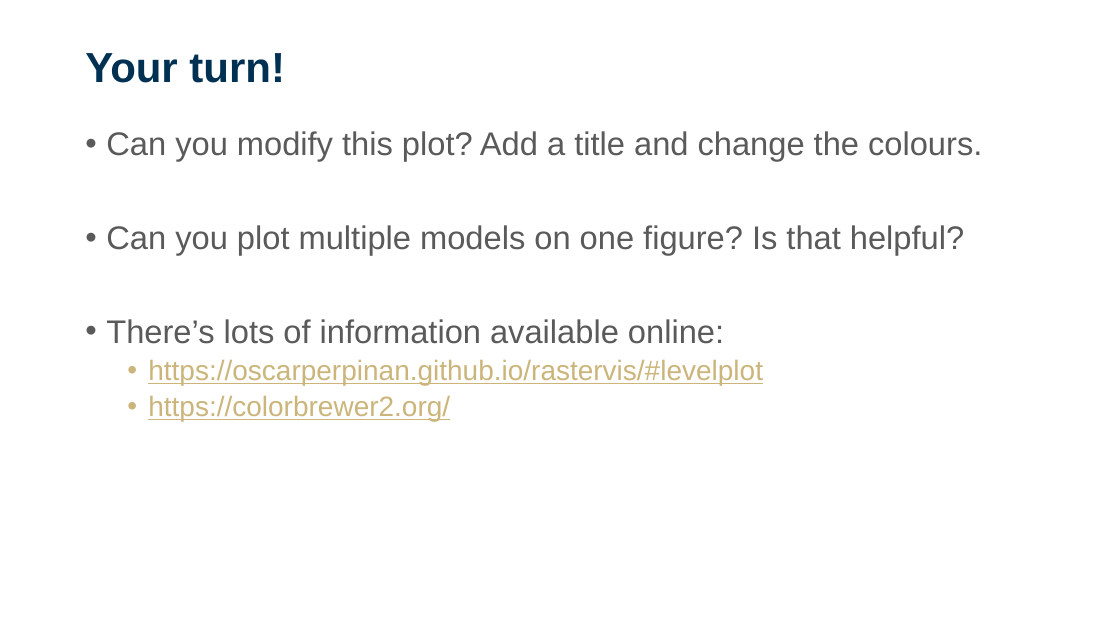
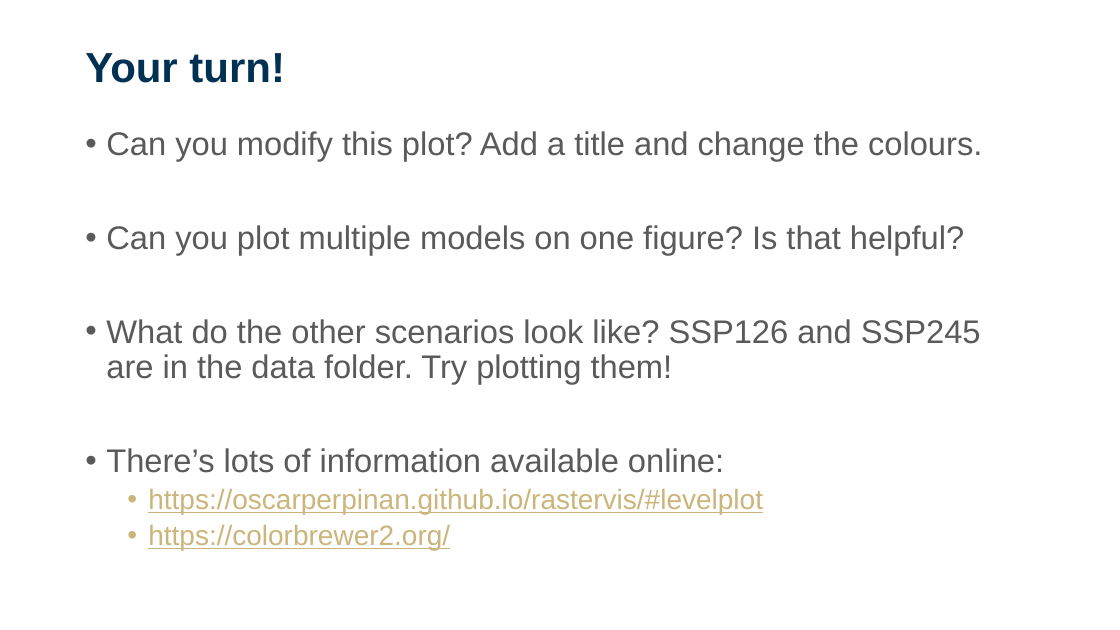
Before and after one commit to sdesrosiers1989/ICCB_Projections, a slide deck: slide 23 of ICCB2025_Session2_ClimateProjections.pptx. Drawn at 1120x630 pixels with LibreOffice and Linux fonts; fonts in the diff are those of the drawing; background and template pictures are left out. Boxes give left, top, right and bottom in pixels: in the first picture for what was removed or moved away, otherwise in the second. Text is boxed around its words. In the diff, an @@ line names an element or a change of style, - is before the commit and + after.

```diff
--- a/ICCB2025_Session2_ClimateProjections.pptx
+++ b/ICCB2025_Session2_ClimateProjections.pptx
@@ text at (106,319,981,384): paragraph added @@
+• What do the other scenarios look like? SSP126 and SSP245 are in the data folder. Try plotting them!
```
Also in this commit, not shown: 5 other slides changed, 1 other file.
